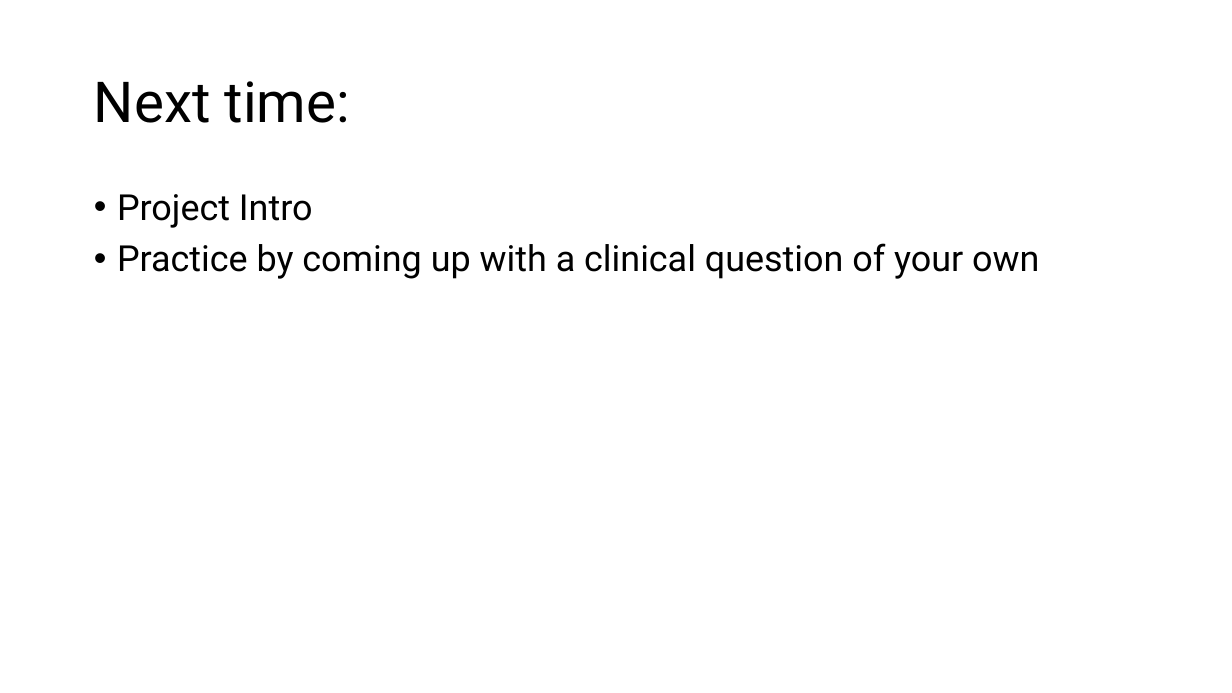
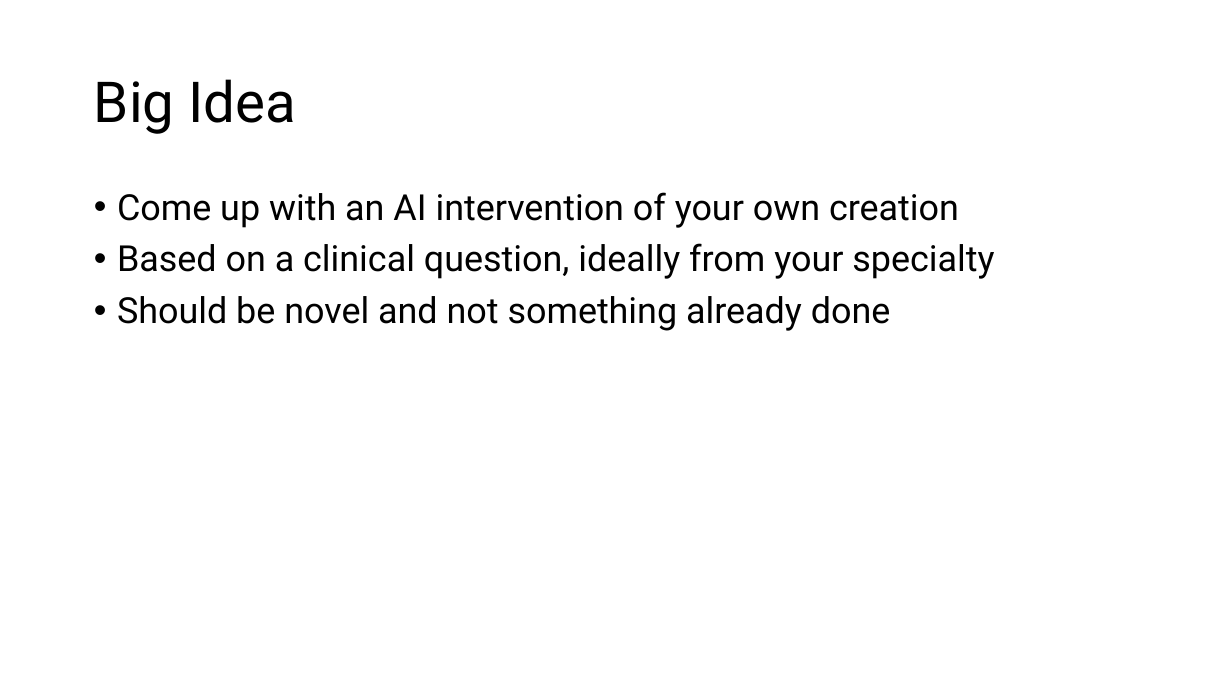
Before and after one commit to slostett/Intro_to_AI_in_Medicine_Course_Materials, a slide deck: slide 3 of Lecture Slides/Lec 13.pptx (slide 28 before the commit). Drawn at 1232x693 pixels with LibreOffice and Linux fonts; fonts in the diff are those of the drawing. Boxes give left, top, right and bottom in pixels: in the first picture for what was removed or moved away, otherwise in the second. Text is boxed around its words. In the diff, an @@ line names an element or a change of style, - is before the commit and + after.

```diff
--- a/Lecture Slides/Lec 13.pptx
+++ b/Lecture Slides/Lec 13.pptx
@@ title at [94, 79, 296, 134]: text changed @@
-Next time:
+Big Idea
@@ text at [117, 192, 994, 331]: text changed @@
-• Project Intro
-• Practice by coming up with a clinical question of your own
+• Come up with an AI intervention of your own creation
+• Based on a clinical question, ideally from your specialty
+• Should be novel and not something already done
```
Also in this commit, not shown: 1 other slide changed, 11 slides added, 27 slides removed, 33 other files.
